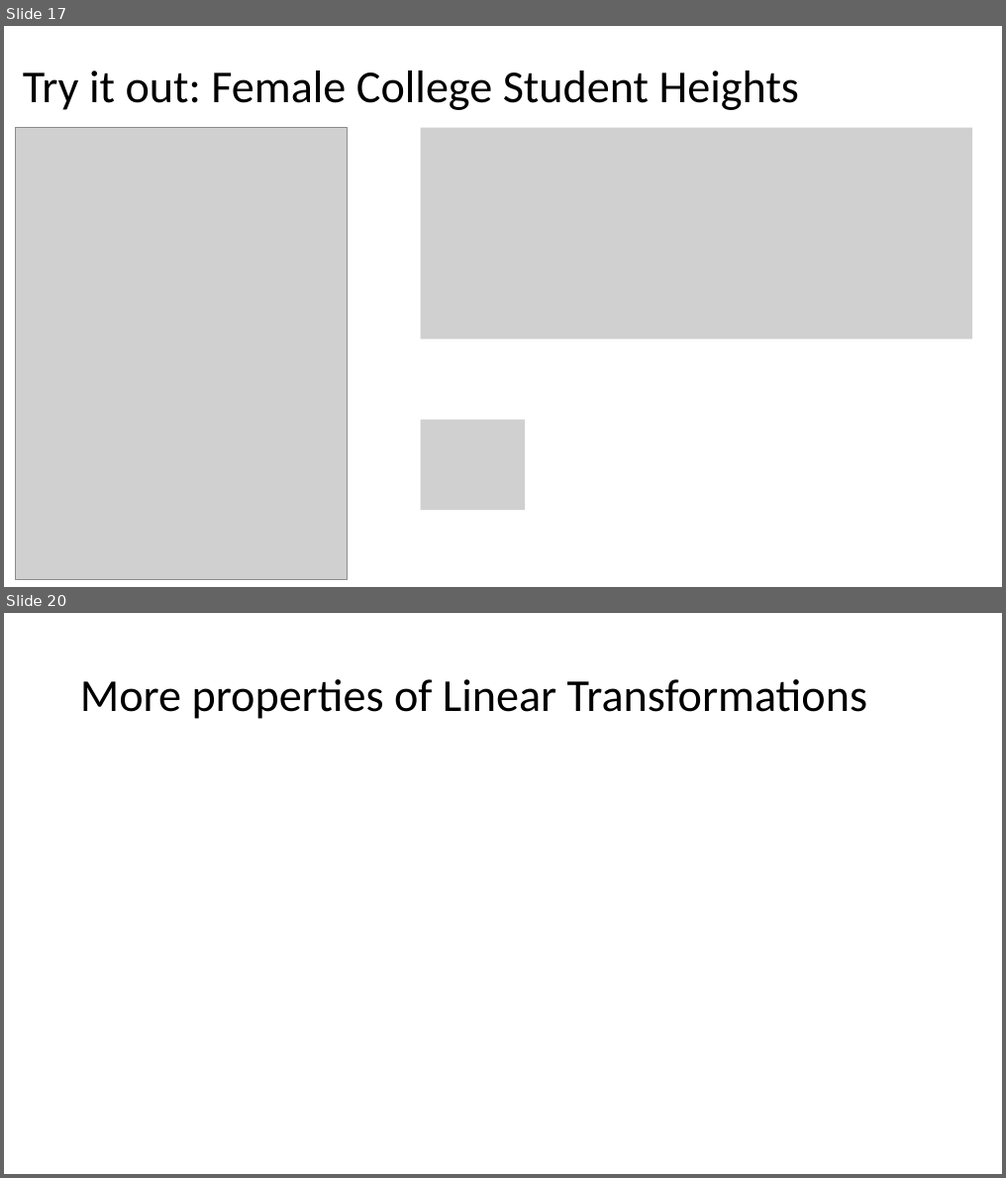
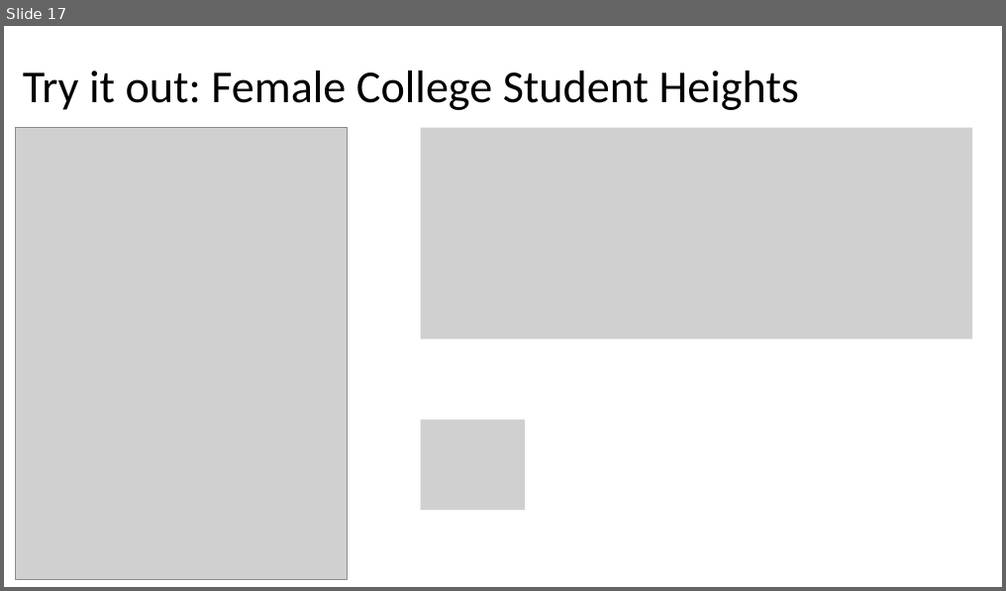
Before and after one commit to Jarred6068/UI_STAT251-03_Spring_2024, a slide deck: docs/lecture_slides/Week 5/Week5_Lecture7_Slides_2_4_2024.pptx. Shown one above the other, each under a label of ours: slides 17 and 20 before the commit, slide 17 after it; the slides between them are not shown. The pictures are 1006x1178 and 1006x591 pixels, drawn with LibreOffice and Linux fonts; fonts in the diff are those of the drawing; grey boxes stand for pictures. Boxes give left, top, right and bottom in pixels: in the first picture for what was removed or moved away, otherwise in the second. Text is boxed around its words. In the diff, an @@ line names an element or a change of style, - is before the commit and + after.

```diff
--- a/docs/lecture_slides/Week 5/Week5_Lecture7_Slides_2_4_2024.pptx
+++ b/docs/lecture_slides/Week 5/Week5_Lecture7_Slides_2_4_2024.pptx
@@ slide 20 removed at box(4, 613, 1002, 1174), background #FFFFFF @@
@@ title removed at box(80, 679, 867, 719) @@
-More properties of Linear Transformations
```
Also in this commit, not shown: 5 other slides removed, 10 other files.
